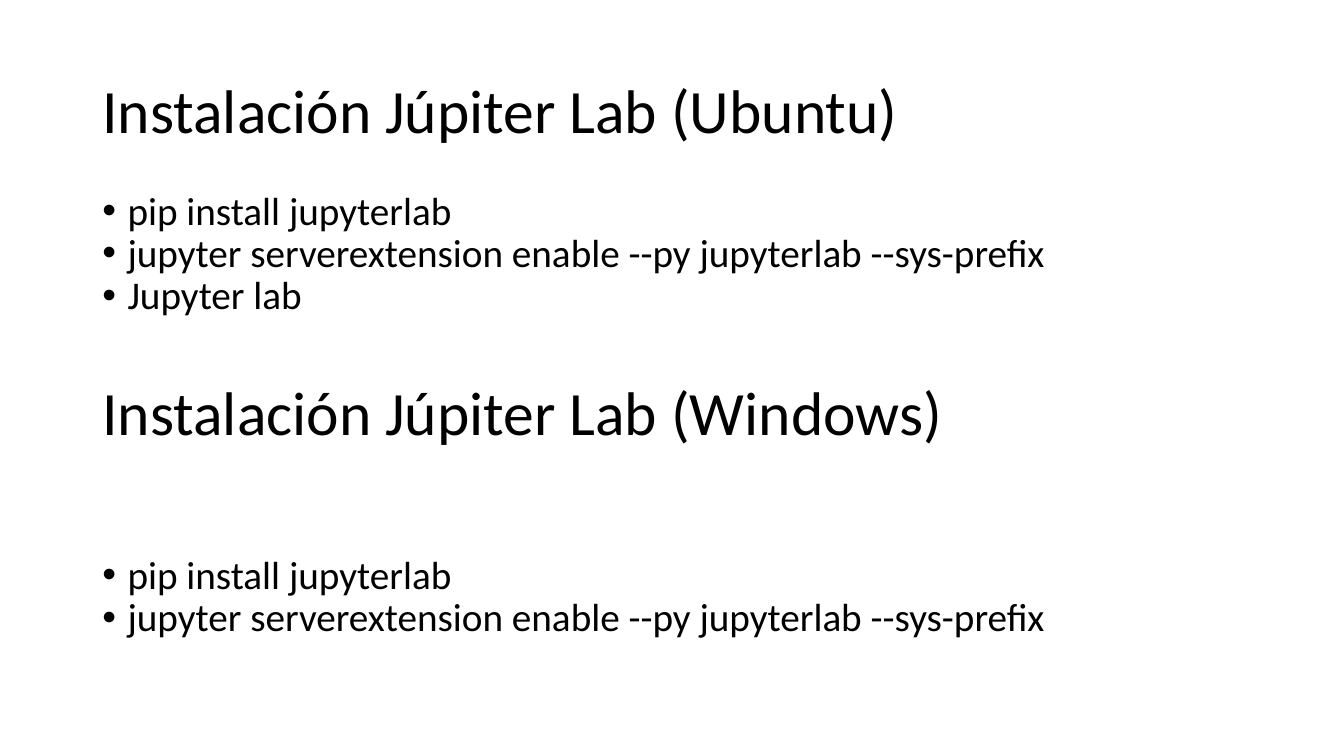
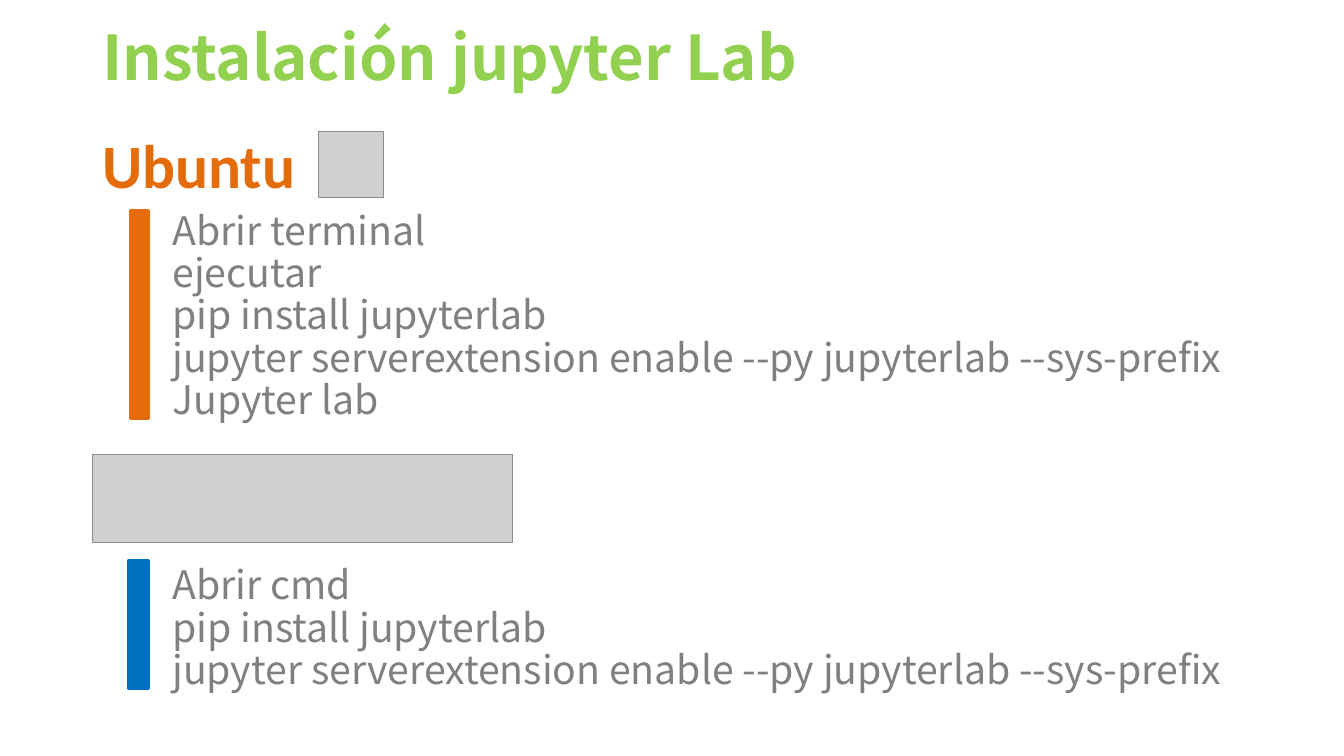
Before and after one commit to G94/CodeHunters_IntroduccionDS_01, a slide deck: slide 18 of Introducción al Análisis de Datos - 01.pptx (slide 17 before the commit). Drawn at 1344x756 pixels with LibreOffice and Linux fonts; fonts in the diff are those of the drawing; grey boxes stand for pictures. Boxes give left, top, right and bottom in pixels: in the first picture for what was removed or moved away, otherwise in the second. Text is boxed around its words. In the diff, an @@ line names an element or a change of style, - is before the commit and + after.

```diff
--- a/Introducción al Análisis de Datos - 01.pptx
+++ b/Introducción al Análisis de Datos - 01.pptx
@@ text added at (102, 23, 797, 94), 44 pt, text #92D050, bold @@
+Instalación jupyter Lab
@@ text at (102, 144, 295, 189): text changed; text colour #000000 to #E46C0A; bold on @@
-Instalación Júpiter Lab (Ubuntu)
+Ubuntu
@@ picture added at (319, 132, 384, 198) @@
@@ text "Abrir terminal": place and size @@
-text "Abrir terminal" at (128, 197, 1045, 316)
+text "Abrir terminal" at (172, 214, 1221, 423)
@@ rectangle added at (130, 211, 148, 419), fill #E46C0A, outline #E46C0A 2 pt @@
@@ text at (172, 214, 425, 297): paragraphs added @@
+Abrir terminal
+ejecutar
@@ text at (172, 289, 1221, 423): font Calibri to Noto Sans CJK TC, text colour #000000 to #808080 in "pip install jupyterlab", "jupyter serverextension enable --py jupyterlab --sys-prefix", "Jupyter lab"; bullet • to none @@
@@ text removed at (102, 390, 942, 445) @@
-Instalación Júpiter Lab (Windows)
@@ picture added at (93, 455, 513, 543) @@
@@ rectangle added at (128, 561, 148, 689), fill #0070C0, outline #0070C0 2 pt @@
@@ text "Abrir cmd": place and size @@
-text "Abrir cmd" at (128, 561, 1045, 638)
+text "Abrir cmd" at (172, 568, 1221, 694)
@@ text at (172, 568, 351, 600): paragraph added @@
+Abrir cmd
@@ text at (172, 611, 1221, 694): font Calibri to Noto Sans CJK TC, text colour #000000 to #808080; bullet • to none @@
```
Also in this commit, not shown: 9 other slides changed, 8 slides added, 5 slides removed, 1 other file.
